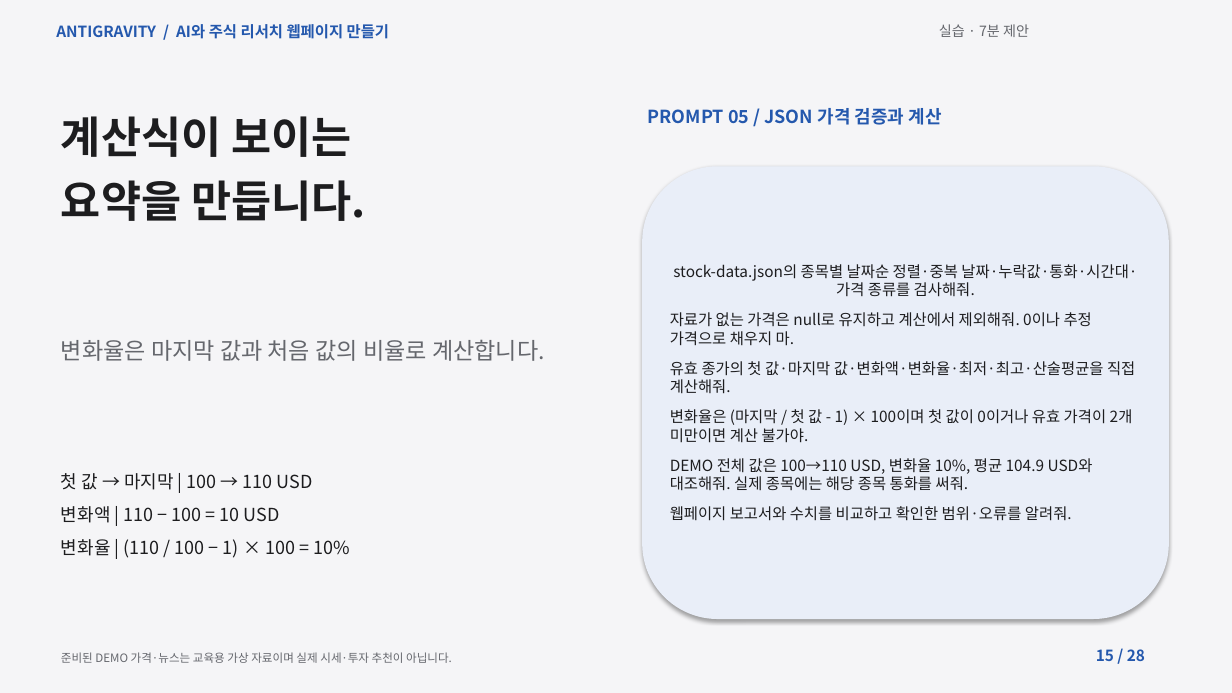
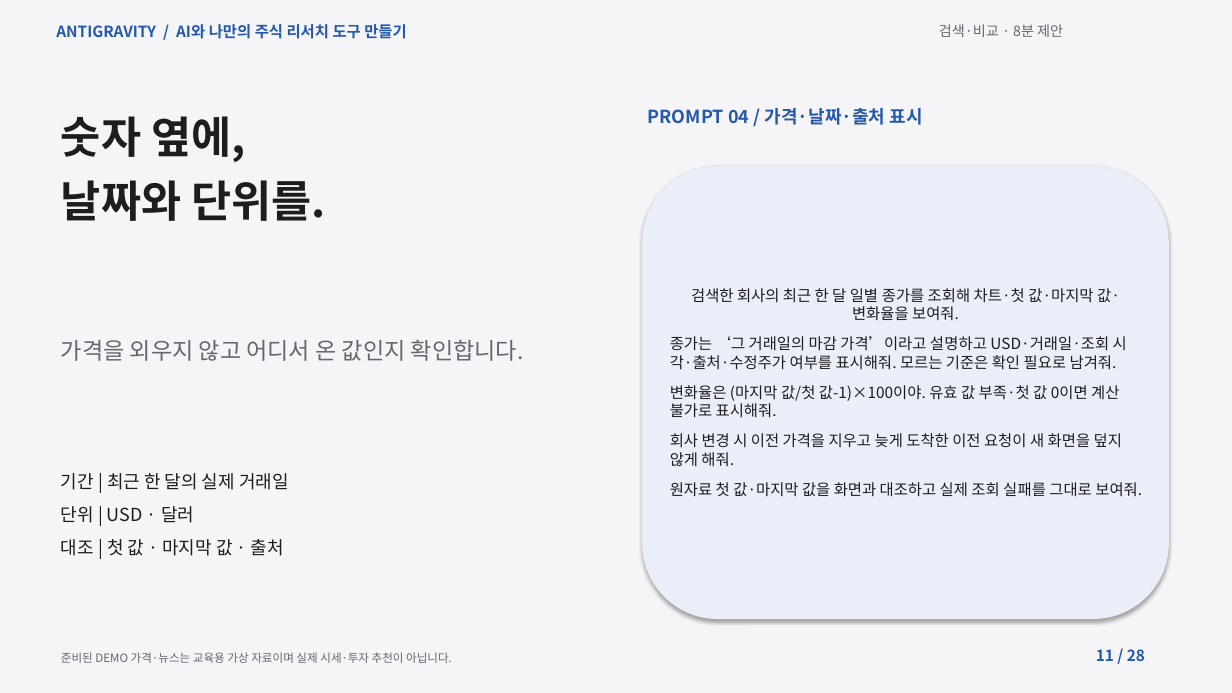
Before and after one commit to elect94/reportsol, a slide deck: slide 11 of materials/lecture.pptx (slide 15 before the commit). Drawn at 1232x693 pixels with LibreOffice and Linux fonts; fonts in the diff are those of the drawing. Boxes give left, top, right and bottom in pixels: in the first picture for what was removed or moved away, otherwise in the second. Text is boxed around its words. In the diff, an @@ line names an element or a change of style, - is before the commit and + after.

```diff
--- a/materials/lecture.pptx
+++ b/materials/lecture.pptx
@@ text at (56, 24, 406, 39): text changed @@
-ANTIGRAVITY / AI와 주식 리서치 웹페이지 만들기
+ANTIGRAVITY / AI와 나만의 주식 리서치 도구 만들기
@@ text at (939, 24, 1063, 37): text changed @@
-실습 · 7분 제안
+검색·비교 · 8분 제안
@@ text at (61, 116, 325, 221): text changed @@
-계산식이 보이는
-요약을 만듭니다.
+숫자 옆에,
+날짜와 단위를.
@@ text at (648, 108, 922, 125): text changed @@
-PROMPT 05 / JSON 가격 검증과 계산
+PROMPT 04 / 가격·날짜·출처 표시
@@ text in rounded rectangle at (670, 288, 1142, 497): text changed @@
-stock-data.json의 종목별 날짜순 정렬·중복 날짜·누락값·통화·시간대·가격 종류를 검사해줘.
-자료가 없는 가격은 null로 유지하고 계산에서 제외해줘. 0이나 추정 가격으로 채우지 마.
-유효 종가의 첫 값·마지막 값·변화액·변화율·최저·최고·산술평균을 직접 계산해줘.
-변화율은 (마지막 / 첫 값 - 1) × 100이며 첫 값이 0이거나 유효 가격이 2개 미만이면 계산 불가야.
-DEMO 전체 값은 100→110 USD, 변화율 10%, 평균 104.9 USD와 대조해줘. 실제 종목에는 해당 종목 통화를 써줘.
-웹페이지 보고서와 수치를 비교하고 확인한 범위·오류를 알려줘.
+검색한 회사의 최근 한 달 일별 종가를 조회해 차트·첫 값·마지막 값·변화율을 보여줘.
+종가는 ‘그 거래일의 마감 가격’이라고 설명하고 USD·거래일·조회 시각·출처·수정주가 여부를 표시해줘. 모르는 기준은 확인 필요로 남겨줘.
+변화율은 (마지막 값/첫 값-1)×100이야. 유효 값 부족·첫 값 0이면 계산 불가로 표시해줘.
+회사 변경 시 이전 가격을 지우고 늦게 도착한 이전 요청이 새 화면을 덮지 않게 해줘.
+원자료 첫 값·마지막 값을 화면과 대조하고 실제 조회 실패를 그대로 보여줘.
@@ text at (61, 339, 524, 361): text changed @@
-변화율은 마지막 값과 처음 값의 비율로 계산합니다.
+가격을 외우지 않고 어디서 온 값인지 확인합니다.
@@ text at (61, 473, 289, 556): text changed @@
-첫 값 → 마지막 | 100 → 110 USD
-변화액 | 110 − 100 = 10 USD
-변화율 | (110 / 100 − 1) × 100 = 10%
+기간 | 최근 한 달의 실제 거래일
+단위 | USD · 달러
+대조 | 첫 값 · 마지막 값 · 출처
@@ text at (1096, 649, 1145, 661): text changed @@
-15 / 28
+11 / 28
```
Also in this commit, not shown: 26 other slides changed, 1 slide added, 1 slide removed, 26 other files.
